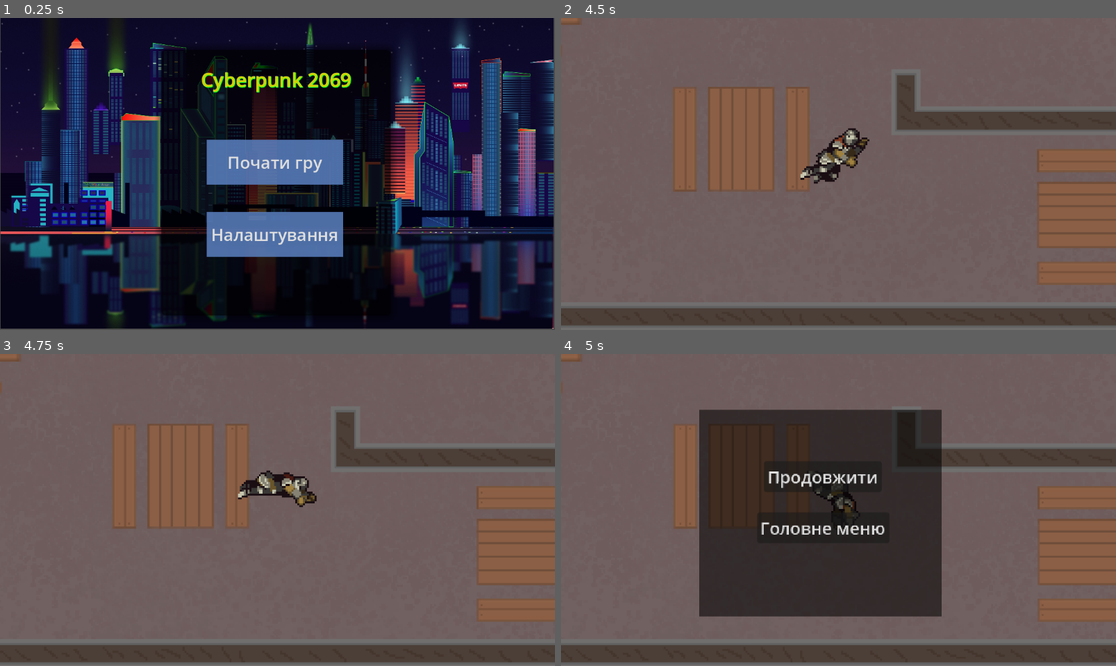
Above: before the commit, frames 1-4 (two rows, left to right).
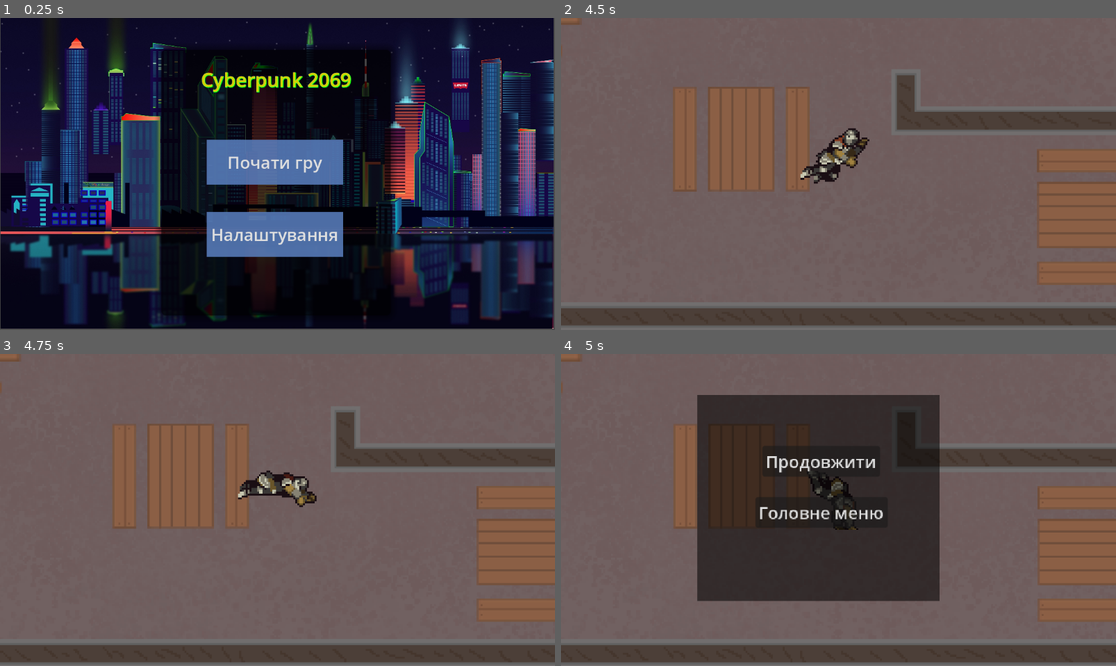
Above: after the commit, the same moments.

Repository: liketaurus/SE-practice-template
Game: Godot game, scene res://Scenes/menu.tscn
Same seed, same stepped clock (60 frames per second), same inputs: the game is played once before the commit and once after it.
Inputs:
- Up to frame 1 (0.25 s): no input
- Up to frame 2 (4.5 s): click "Почати гру" at 0.5 s; hold D 1.28-2.03 s; hold Shift 1.28-2.03 s; hold S 2.03-2.78 s; tap Shift at 2.1, 3.6 s; hold D 2.78-3.53 s; hold Shift 2.78-3.53 s; hold W 3.53-4.28 s; hold A from 4.28 s (still down); hold Shift from 4.28 s (still down)
- Up to frame 3 (4.75 s): keep holding A; keep holding Shift
- Up to frame 4 (5 s): keep holding A; keep holding Shift; tap Escape (pause) at 4.9 s

Frames 1-3 are identical in both runs. In frame 4, 6.4% of the frame differs, in the area x 24-69%, y 13-85%.

Commit message:
Commit

Diff:
--- a/src/Cyberpunk2069/Scenes/Pause.tscn
+++ b/src/Cyberpunk2069/Scenes/Pause.tscn
@@ -9,14 +9,14 @@
 process_mode = 1
 script = ExtResource("1_bo3x3")
 
-[node name="Panel2" type="Panel" parent="."]
-offset_left = 814.0
-offset_top = 316.0
-offset_right = 1098.0
-offset_bottom = 558.0
+[node name="Panel" type="Panel" parent="."]
+offset_left = 812.0
+offset_top = 308.0
+offset_right = 1096.0
+offset_bottom = 550.0
 theme_override_styles/panel = SubResource("StyleBoxFlat_87fve")
 
-[node name="continued" type="Button" parent="Panel2"]
+[node name="continued" type="Button" parent="Panel"]
 layout_mode = 0
 offset_left = 76.0
 offset_top = 60.0
@@ -27,7 +27,7 @@
 theme_override_font_sizes/font_size = 20
 text = "Продовжити"
 
-[node name="end" type="Button" parent="Panel2"]
+[node name="end" type="Button" parent="Panel"]
 layout_mode = 1
 anchors_preset = -1
 anchor_left = -0.543
@@ -41,5 +41,5 @@
 theme_override_font_sizes/font_size = 20
 text = "Головне меню"
 
-[connection signal="pressed" from="Panel2/continued" to="." method="_on_continued_pressed"]
-[connection signal="pressed" from="Panel2/end" to="." method="_on_end_pressed"]
+[connection signal="pressed" from="Panel/continued" to="." method="_on_continued_pressed"]
+[connection signal="pressed" from="Panel/end" to="." method="_on_end_pressed"]
--- a/src/Cyberpunk2069/Scenes/Yep.tscn
+++ /dev/null
@@ -1,3 +0,0 @@
-[gd_scene format=3 uid="uid://dg0c7meggticd"]
-
-[node name="Yep" type="Node2D"]
--- a/src/Cyberpunk2069/Scenes/main.tscn
+++ b/src/Cyberpunk2069/Scenes/main.tscn
@@ -6,15 +6,8 @@
 [sub_resource type="GDScript" id="GDScript_dnbjt"]
 script/source = "extends Node2D
 
-
-# Called when the node enters the scene tree for the first time.
 func _ready():
 	Engine.max_fps = 90
-
-
-# Called every frame. 'delta' is the elapsed time since the previous frame.
-func _process(delta):
-	pass
 "
 
 [node name="Main" type="Node2D"]
--- a/src/Cyberpunk2069/Scenes/player.tscn
+++ b/src/Cyberpunk2069/Scenes/player.tscn
@@ -100,4 +100,4 @@
 
 [node name="Pause" parent="." instance=ExtResource("3_qjbvx")]
 visible = false
-position = Vector2(-597, -110)
+position = Vector2(-597, -120)
--- a/src/Cyberpunk2069/Scripts/continued.gd
+++ /dev/null
@@ -1,11 +0,0 @@
-extends Button
-
-
-# Called when the node enters the scene tree for the first time.
-func _ready():
-	pass # Replace with function body.
-
-
-# Called every frame. 'delta' is the elapsed time since the previous frame.
-func _process(delta):
-	pass
--- a/src/Cyberpunk2069/Scripts/end.gd
+++ /dev/null
@@ -1,9 +0,0 @@
-extends Button
-
-
-# Called when the node enters the scene tree for the first time.
-func _ready():
-	pass # Replace with function body.
-
-
-# Called every frame. 'delta' is the elapsed time since the previous frame.
--- a/src/Cyberpunk2069/Scripts/pause.gd
+++ b/src/Cyberpunk2069/Scripts/pause.gd
@@ -1,6 +1,5 @@
 extends Node2D
 
-# Called when the node enters the scene tree for the first time.
 func _on_continued_pressed():
 	get_tree().paused = false
 	visible = false
--- a/src/Cyberpunk2069/Scripts/player.gd
+++ b/src/Cyberpunk2069/Scripts/player.gd
@@ -25,11 +25,7 @@
 		$AnimationPlayer.play("run")
 
 	move_and_slide()
+
 	if Input.is_action_pressed("pause"):
-		get_tree(). paused = true
+		get_tree().paused = true
 		$Pause.visible = true
-
-
-
-func _on_continued_pressed():
-	pass # Replace with function body.
--- a/src/Cyberpunk2069/Scripts/settings.gd
+++ b/src/Cyberpunk2069/Scripts/settings.gd
@@ -1,5 +1,4 @@
 extends Node2D
-
 
 func _on_button_pressed():
 	get_tree().change_scene_to_file("res://Scenes/menu.tscn")
Not shown: 1 places in src/Cyberpunk2069/Scenes/Pause.tscn that only renumber resources
Not shown: 1 places in src/Cyberpunk2069/Scenes/player.tscn that only renumber resources
